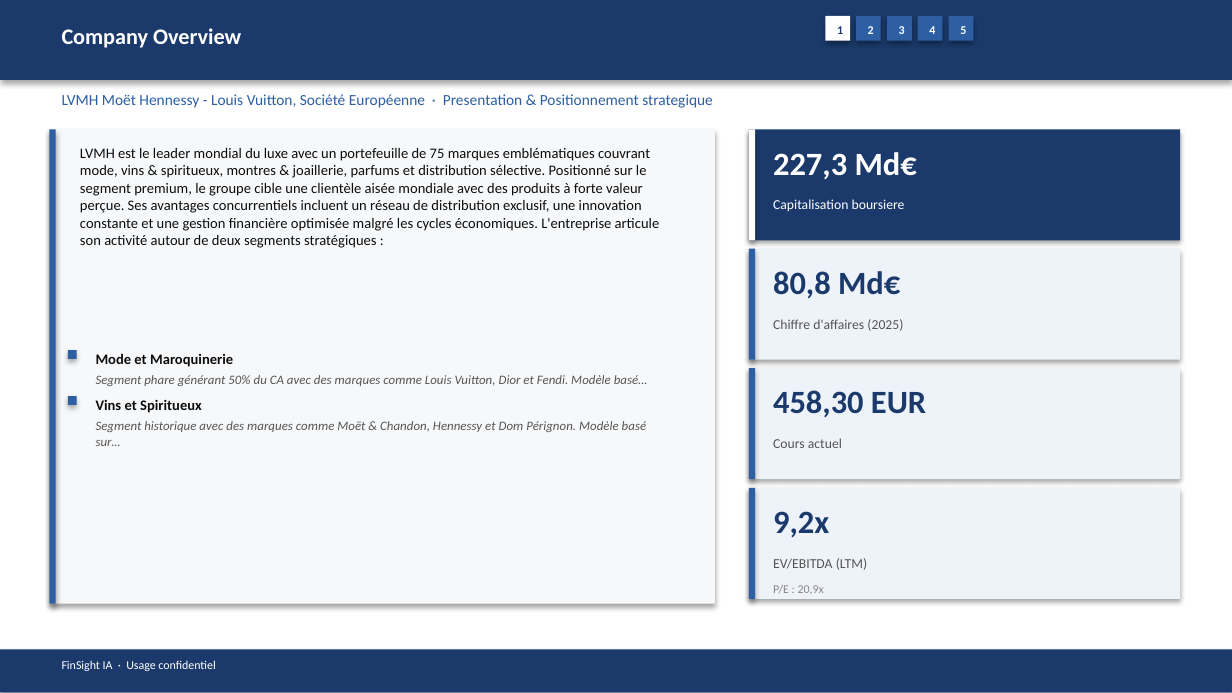
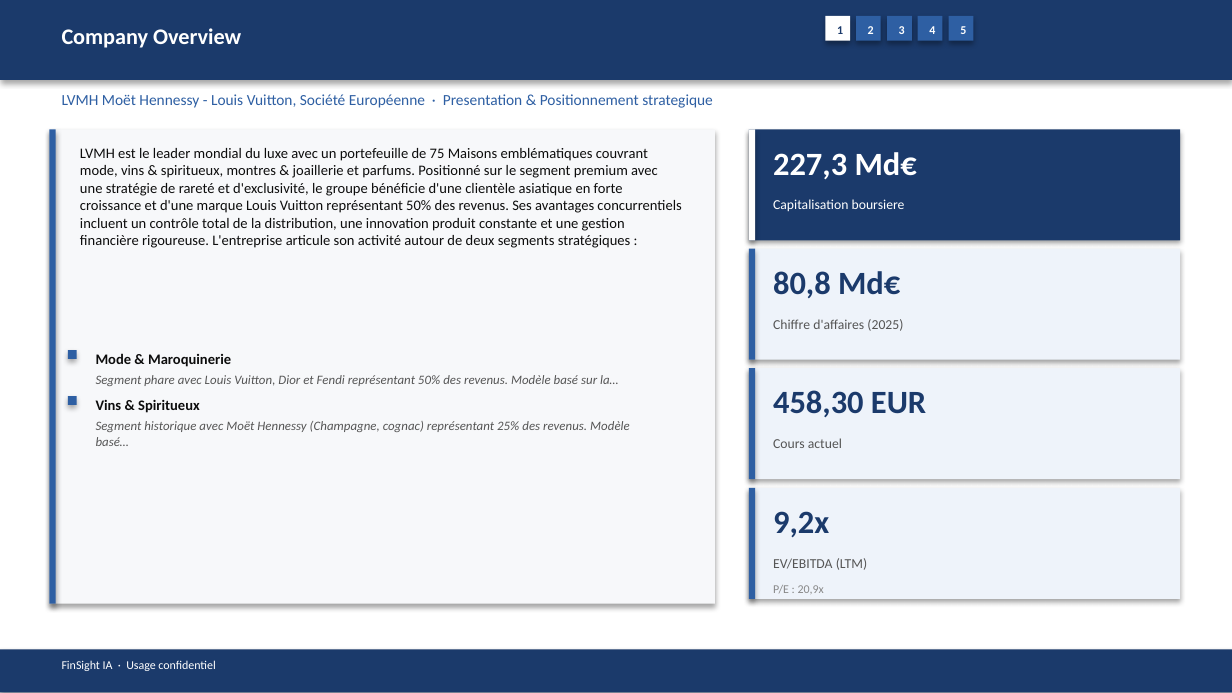
Before and after one commit to baptistejeh07-art/finsight-ia, a slide deck: slide 5 of preview/MC.PA/MC.PA_pitchbook.pptx. Drawn at 1232x693 pixels with LibreOffice and Linux fonts; fonts in the diff are those of the drawing. Boxes give left, top, right and bottom in pixels: in the first picture for what was removed or moved away, otherwise in the second. Text is boxed around its words. In the diff, an @@ line names an element or a change of style, - is before the commit and + after.

```diff
--- a/preview/MC.PA/MC.PA_pitchbook.pptx
+++ b/preview/MC.PA/MC.PA_pitchbook.pptx
@@ text at (x1=80, y1=148, x2=681, y2=248): text changed @@
-LVMH est le leader mondial du luxe avec un portefeuille de 75 marques emblématiques couvrant mode, vins & spiritueux, montres & joaillerie, parfums et distribution sélective. Positionné sur le segment premium, le groupe cible une clientèle aisée mondiale avec des produits à forte valeur perçue. Ses avantages concurrentiels incluent un réseau de distribution exclusif, une innovation constante et une gestion financière optimisée malgré les cycles économiques. L'entreprise articule son activité autour de deux segments stratégiques :
+LVMH est le leader mondial du luxe avec un portefeuille de 75 Maisons emblématiques couvrant mode, vins & spiritueux, montres & joaillerie et parfums. Positionné sur le segment premium avec une stratégie de rareté et d'exclusivité, le groupe bénéficie d'une clientèle asiatique en forte croissance et d'une marque Louis Vuitton représentant 50% des revenus. Ses avantages concurrentiels incluent un contrôle total de la distribution, une innovation produit constante et une gestion financière rigoureuse. L'entreprise articule son activité autour de deux segments stratégiques :
@@ text at (x1=96, y1=353, x2=231, y2=367): text changed @@
-Mode et Maroquinerie
+Mode & Maroquinerie
@@ text at (x1=96, y1=375, x2=618, y2=386): text changed @@
-Segment phare générant 50% du CA avec des marques comme Louis Vuitton, Dior et Fendi. Modèle basé…
+Segment phare avec Louis Vuitton, Dior et Fendi représentant 50% des revenus. Modèle basé sur la…
@@ text at (x1=96, y1=400, x2=200, y2=413): text changed @@
-Vins et Spiritueux
+Vins & Spiritueux
@@ text at (x1=96, y1=421, x2=630, y2=432): text changed @@
-Segment historique avec des marques comme Moët & Chandon, Hennessy et Dom Pérignon. Modèle basé sur…
+Segment historique avec Moët Hennessy (Champagne, cognac) représentant 25% des revenus. Modèle basé…
```
Also in this commit, not shown: 12 other slides changed, 3 other files.
